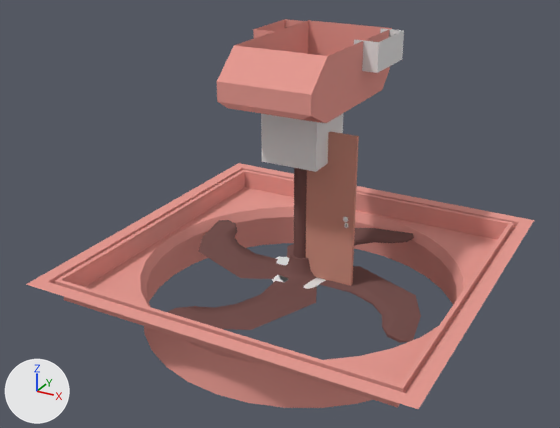
The Blender file Art/Level/Level.blend: old version first, new version second.
Both versions are drawn from a 50 mm camera at (5.6, -10.97, 6.53) aimed at (-0.22, -0.38, 1.24). Lighting does not change. The marker at lower left points along +X, +Y and +Z.

The older version as bpy lines, for what is in view:
```python
me_door_oneway = bpy.data.meshes.new('Door_OneWay')
me_door_oneway.from_pydata(...)  # 193 vertices, 166 faces; spans x 0.0..1.0, y -0.14..0.01, z 0.0..2.7
# faces by material slot: [6, 144, 16]
me_door_oneway.materials.append(mat_wooddoor)  # brown #cc9081
me_door_oneway.materials.append(mat_knob)  # white #e7e7e7
me_door_oneway.materials.append(mat_dark)  # black #0c000c
me_helix = bpy.data.meshes.new('Helix')
me_helix.from_pydata(...)  # 192 vertices, 184 faces; spans x -2.52..2.52, y -2.52..2.52, z -0.02..3.48
me_helix.polygons.foreach_set('use_smooth', [True] * 184)
me_helix.materials.append(mat_helix)  # brown #775451
me_turbine = bpy.data.meshes.new('Turbine')
me_turbine.from_pydata(...)  # 196 vertices, 184 faces; spans x -3.29..3.26, y -3.32..3.32, z -0.79..4.11
# faces by material slot: [155, 16, 13]
me_turbine.materials.append(mat_rust1)  # pink #e79c93
me_turbine.materials.append(mat_rust2)  # white #e7e7e7
me_turbine.materials.append(mat_rust3)  # cyan #a9e1e7
ob_door_oneway = bpy.data.objects.new('Door_OneWay', me_door_oneway)
ob_door_oneway.location = (0.0, 0.0, 0.0)
_m = ob_door_oneway.modifiers.new('EdgeSplit', 'EDGE_SPLIT')
_m.use_edge_angle = False
ob_helix = bpy.data.objects.new('Helix', me_helix)
ob_helix.parent = ob_turbine
ob_helix.matrix_parent_inverse = Matrix(((0.0, -1.0, 0.0, 0.0), (1.0, 0.0, 0.0, 0.0), (0.0, 0.0, 1.0, 0.0), (0.0, 0.0, 0.0, 1.0)))
ob_helix.location = (0.0, 0.0, 0.0)
ob_helix.rotation_euler = (0.0, 0.0, -1.571)  # degrees (0, 0, -90)
_m = ob_helix.modifiers.new('EdgeSplit', 'EDGE_SPLIT')
_m.use_edge_angle = False
ob_turbine = bpy.data.objects.new('Turbine', me_turbine)
ob_turbine.location = (0.0, 0.0, 0.0)
ob_turbine.rotation_euler = (0.0, 0.0, -1.571)  # degrees (0, 0, -90)
_m = ob_turbine.modifiers.new('EdgeSplit', 'EDGE_SPLIT')
_m.use_edge_angle = False
```
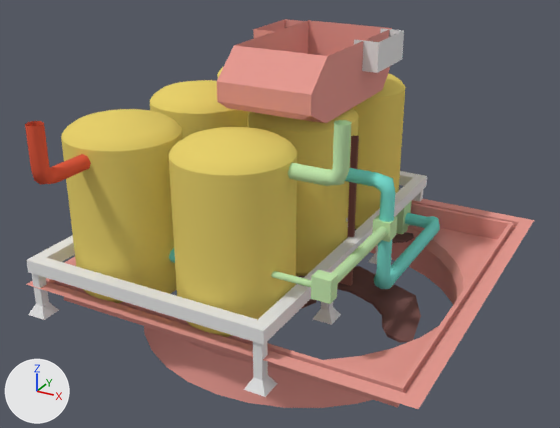
Pixel boxes [x1, y1, x2, y2] of what changed, in the pictures (560 x 428 px):
'Machine', added (yellow)
    after: [25, 67, 440, 397]
    faces in mat_barrels (yellow #e7d16d): [61, 67, 405, 337]
    faces in mat_metalbeams (white #e7e7e7): [26, 171, 427, 397]
    faces in mat_pipe2 (green #c2e7af): [271, 120, 412, 304]
    faces in mat_pipe1 (cyan #7ee7db): [169, 168, 440, 289]
    faces in mat_pipe3 (red #e75f44): [25, 121, 91, 185]
'Door_2Way', added (brown)
    after: [339, 135, 359, 286]
    faces in mat_wooddoor (brown #cc9081): [339, 135, 359, 286]
'Helix', unchanged, covered by the edit
    before: [168, 168, 421, 343]
    after: [297, 229, 421, 343]
'Door_OneWay', unchanged, covered by the edit
    before: [306, 132, 359, 286]

The change, as a diff of the scene's bpy script:
```diff
--- a/Art/Level/Level.blend.py
+++ b/Art/Level/Level.blend.py
@@ mat_barrels @@
+mat_barrels = diffuse_material('Barrels')
+mat_barrels.base_color = (0.8, 0.637, 0.152)  # yellow #e7d16d
@@ mat_metalbeams @@
+mat_metalbeams = diffuse_material('MetalBeams')
+mat_metalbeams.base_color = (0.8, 0.8, 0.8)  # white #e7e7e7
@@ me_machine @@
+me_machine.from_pydata(...)  # 2188 vertices, 2161 faces; spans x -3.27..1.82, y -4.02..3.92, z -0.06..3.57
+me_machine.polygons.foreach_set('use_smooth', [True] * 2161)
+# faces by material slot: [89, 1728, 152, 80, 112]
+me_machine.materials.append(mat_metalbeams)  # white #e7e7e7
+me_machine.materials.append(mat_barrels)  # yellow #e7d16d
+me_machine.materials.append(mat_pipe1)  # white #e7e7e7
+me_machine.materials.append(mat_pipe2)  # green #c2e7af
+me_machine.materials.append(mat_pipe3)  # red #e75f44
@@ me_door_2way @@
+me_door_2way.from_pydata(...)  # 258 vertices, 230 faces; spans x 0.0..1.0, y -0.14..0.07, z 0.0..2.7
+# faces by material slot: [6, 208, 16]
+me_door_2way.materials.append(mat_wooddoor)  # brown #cc9081
+me_door_2way.materials.append(mat_knob)  # white #e7e7e7
+me_door_2way.materials.append(mat_dark)  # black #0c000c
@@ ob_machine @@
+ob_machine = bpy.data.objects.new('Machine', me_machine)
+ob_machine.location = (0.0, 0.0, 0.0)
+_m = ob_machine.modifiers.new('EdgeSplit', 'EDGE_SPLIT')
+_m.use_edge_angle = False
@@ ob_door_2way @@
+ob_door_2way = bpy.data.objects.new('Door_2Way', me_door_2way)
+ob_door_2way.location = (0.0, 0.0, 0.0)
+_m = ob_door_2way.modifiers.new('EdgeSplit', 'EDGE_SPLIT')
+_m.use_edge_angle = False
```
